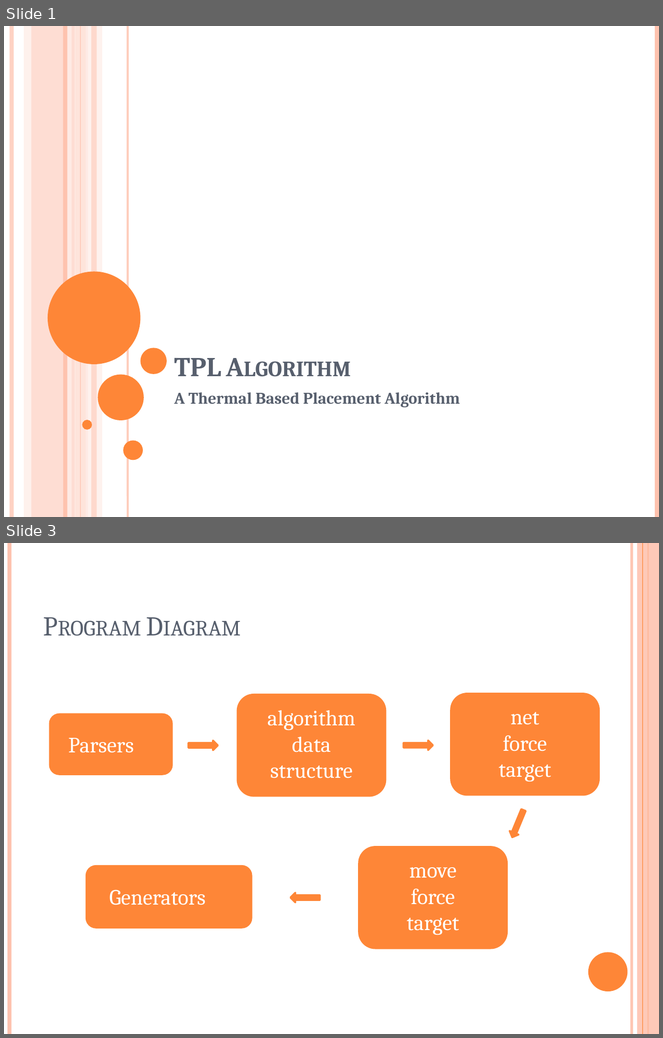
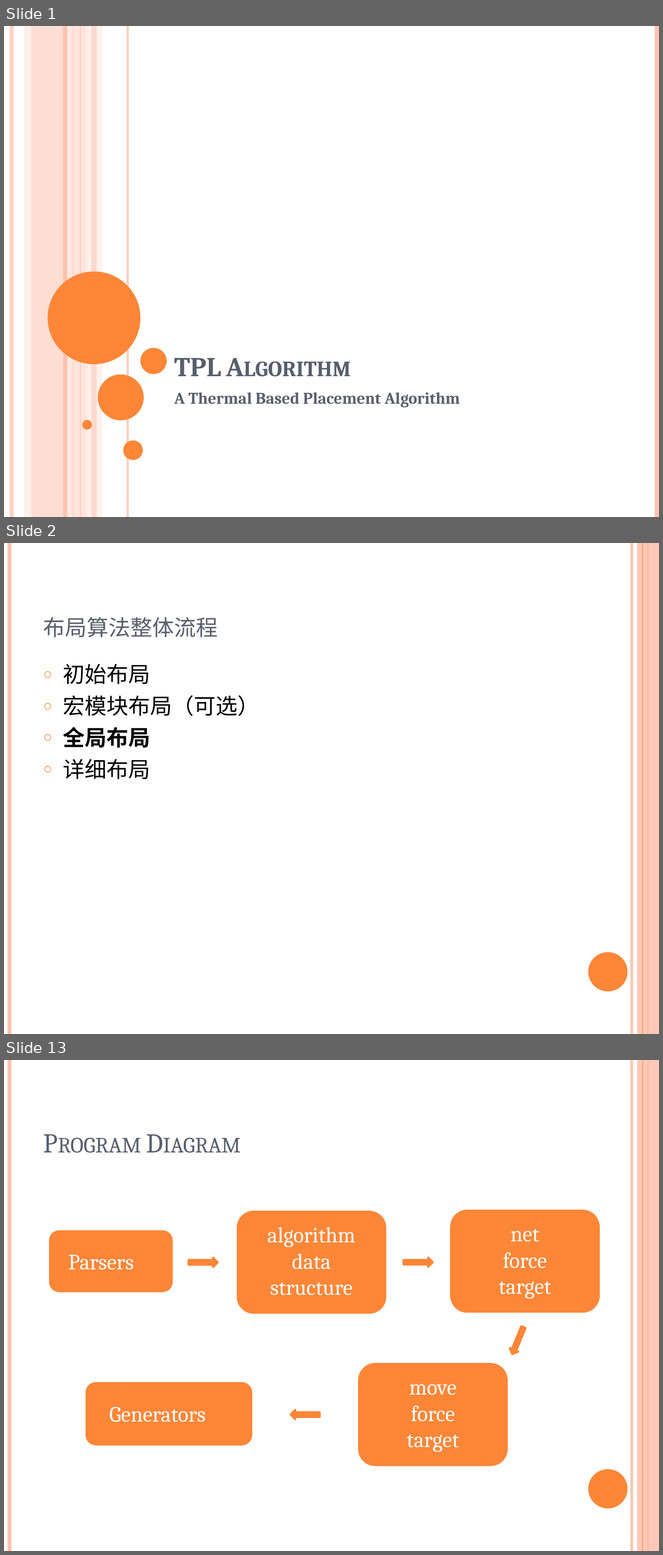
Before and after one commit to marcusgao94/TPL, a slide deck: doc/TPL.pptx. Shown one above the other, each under a label of ours: slides 1 and 3 before the commit, slides 1, 2 and 13 after it; the slides between them are not shown. The pictures are 663x1038 and 663x1555 pixels, drawn with LibreOffice and Linux fonts; fonts in the diff are those of the drawing. Boxes give left, top, right and bottom in pixels: in the first picture for what was removed or moved away, otherwise in the second. Text is boxed around its words. In the diff, an @@ line names an element or a change of style, - is before the commit and + after.

```diff
--- a/doc/TPL.pptx
+++ b/doc/TPL.pptx
@@ slide 2 added at (4,543,659,1034), background #FFFFFF; not listed: 6 template elements that a slide beside it also shows @@
@@ title added at (43,617,218,638), 30 pt, text #575F6D, small capitals @@
+布局算法整体流程
@@ text added at (63,664,259,780), 24 pt, text #000000 @@
+○ 初始布局
+○ 宏模块布局（可选）
+○ 全局布局
+○ 详细布局
@@ what was slide 3 is now slide 13 @@
```
Also in this commit, not shown: 1 slide changed, 10 other slides added, 10 slides removed.
